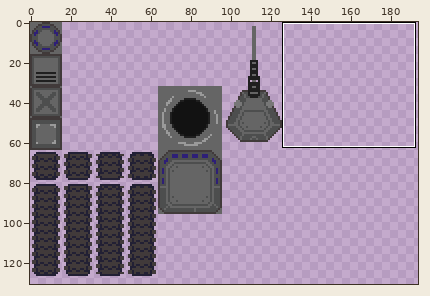
Edited in one commit: sprite sheet (assets/blocks.png). Above, an overview of the earlier version with the close-up marked.
Close-up. Before the commit:
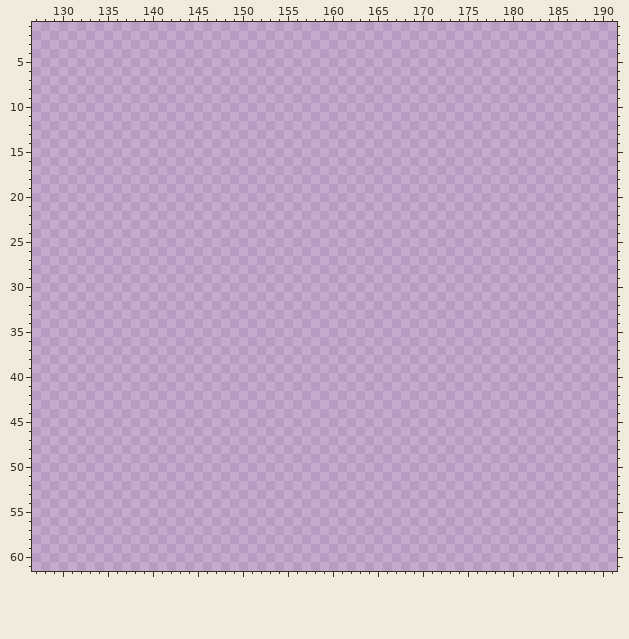
The file is 256x256 pixels. Colours within 5 levels of each other are drawn and written as one. Shown: x 127..191, y 1..61. The wide view leaves out empty margins. The commit also changed other parts of the picture, which this record leaves out.
Now the later version:
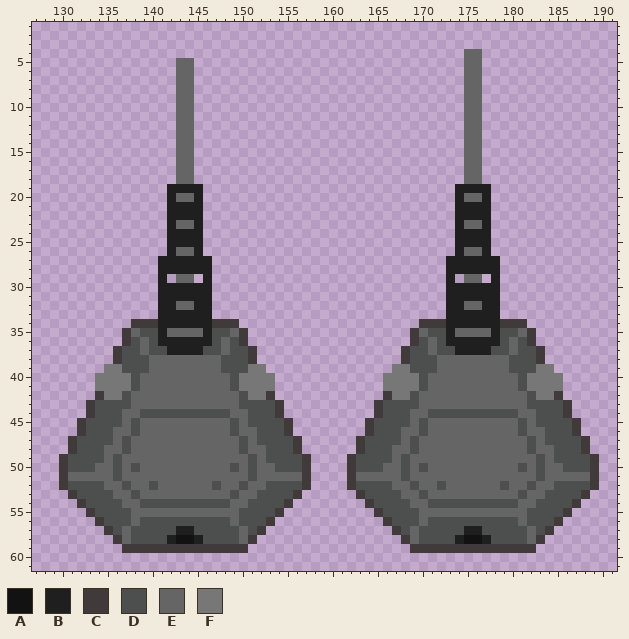
Palette (. is transparent): A #121212  B #1f1f1f  C #413a3a  D #4d4e4e  E #656565  F #777777
Changes in this commit:
Changed rows in their new state; - is an unchanged pixel.
first column x 130:
 4 ---------------------------------------------EE-------------
 5 -------------EE------------------------------EE-------------
 6 -------------EE------------------------------EE-------------
 7 -------------EE------------------------------EE-------------
 8 -------------EE------------------------------EE-------------
 9 -------------EE------------------------------EE-------------
10 -------------EE------------------------------EE-------------
11 -------------EE------------------------------EE-------------
12 -------------EE------------------------------EE-------------
13 -------------EE------------------------------EE-------------
14 -------------EE------------------------------EE-------------
15 -------------EE------------------------------EE-------------
16 -------------EE------------------------------EE-------------
17 -------------EE------------------------------EE-------------
18 -------------EE------------------------------EE-------------
19 ------------BBBB----------------------------BBBB------------
20 ------------BEEB----------------------------BEEB------------
21 ------------BBBB----------------------------BBBB------------
22 ------------BBBB----------------------------BBBB------------
23 ------------BEEB----------------------------BEEB------------
24 ------------BBBB----------------------------BBBB------------
25 ------------BBBB----------------------------BBBB------------
26 ------------BEEB----------------------------BEEB------------
27 -----------BBBBBB--------------------------BBBBBB-----------
28 -----------BBBBBB--------------------------BBBBBB-----------
29 -----------B-EE-B--------------------------B-EE-B-----------
30 -----------BBBBBB--------------------------BBBBBB-----------
31 -----------BBBBBB--------------------------BBBBBB-----------
32 -----------BBEEBB--------------------------BBEEBB-----------
33 -----------BBBBBB--------------------------BBBBBB-----------
34 --------CCCBBBBBBCCC--------------------CCCBBBBBBCCC--------
35 -------CEDDBEEEEBDDEC------------------CEDDBEEEEBDDEC-------
36 -------CDEDBBBBBBDEDC------------------CDEDBBBBBBDEDC-------
37 ------CDDEDDBBBBDDEDDC----------------CDDEDDBBBBDDEDDC------
38 ------CDDDEEEEEEEEDDDC----------------CDDDEEEEEEEEDDDC------
39 -----FFDDDEEEEEEEEDDDFF--------------FFDDDEEEEEEEEDDDFF-----
40 ----FFFFDEEEEEEEEEEDFFFF------------FFFFDEEEEEEEEEEDFFFF----
41 ----FFFFDEEEEEEEEEEDFFFF------------FFFFDEEEEEEEEEEDFFFF----
42 ----CFFDEEEEEEEEEEEEDFFC------------CFFDEEEEEEEEEEEEDFFC----
43 ---CDDDDEEEEEEEEEEEEDDDDC----------CDDDDEEEEEEEEEEEEDDDDC---
44 ---CDDDEEDDDDDDDDDDEEDDDC----------CDDDEEDDDDDDDDDDEEDDDC---
45 --CDDDDEDEEEEEEEEEEDEDDDDC--------CDDDDEDEEEEEEEEEEDEDDDDC--
46 --CDDDEEDEEEEEEEEEEDEEDDDC--------CDDDEEDEEEEEEEEEEDEEDDDC--
47 -CDDDDEDEEEEEEEEEEEEDEDDDDC------CDDDDEDEEEEEEEEEEEEDEDDDDC-
48 -CDDDEEDEEEEEEEEEEEEDEEDDDC------CDDDEEDEEEEEEEEEEEEDEEDDDC-
49 CDDDDEDEEEEEEEEEEEEEEDEDDDDC----CDDDDEDEEEEEEEEEEEEEEDEDDDDC
50 CDDDEEDEDEEEEEEEEEEDEDEEDDDC----CDDDEEDEDEEEEEEEEEEDEDEEDDDC
51 CEEEEEDEEEEEEEEEEEEEEDEEEEEC----CEEEEEDEEEEEEEEEEEEEEDEEEEEC
52 CDDDDEEDEEDEEEEEEDEEDEEDDDDC----CDDDDEEDEEDEEEEEEDEEDEEDDDDC
53 -CDDDDEEDEEEEEEEEEEDEEDDDDC------CDDDDEEDEEEEEEEEEEDEEDDDDC-
54 --CDDDDEEDDDDDDDDDDEEDDDDC--------CDDDDEEDDDDDDDDDDEEDDDDC--
55 ---CDDDDEEEEEEEEEEEEDDDDC----------CDDDDEEEEEEEEEEEEDDDDC---
56 ----CDDDEDDDDDDDDDDEDDDC------------CDDDEDDDDDDDDDDEDDDC----
57 -----CDEDDDDDBBDDDDDEDC--------------CDEDDDDDBBDDDDDEDC-----
58 ------CEDDDDBAABDDDDEC----------------CEDDDDBAABDDDDEC------
59 -------CCCCCCCCCCCCCC------------------CCCCCCCCCCCCCC-------
Boxes around the changes in both close-ups, in picture pixels (x1, y1, x2, y2):
added: (59, 49, 599, 553)
